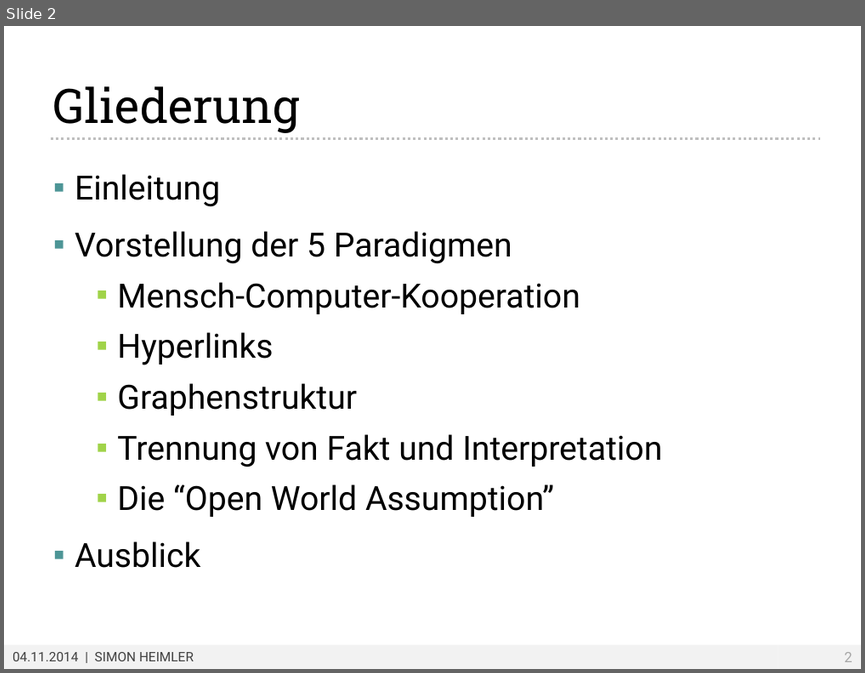
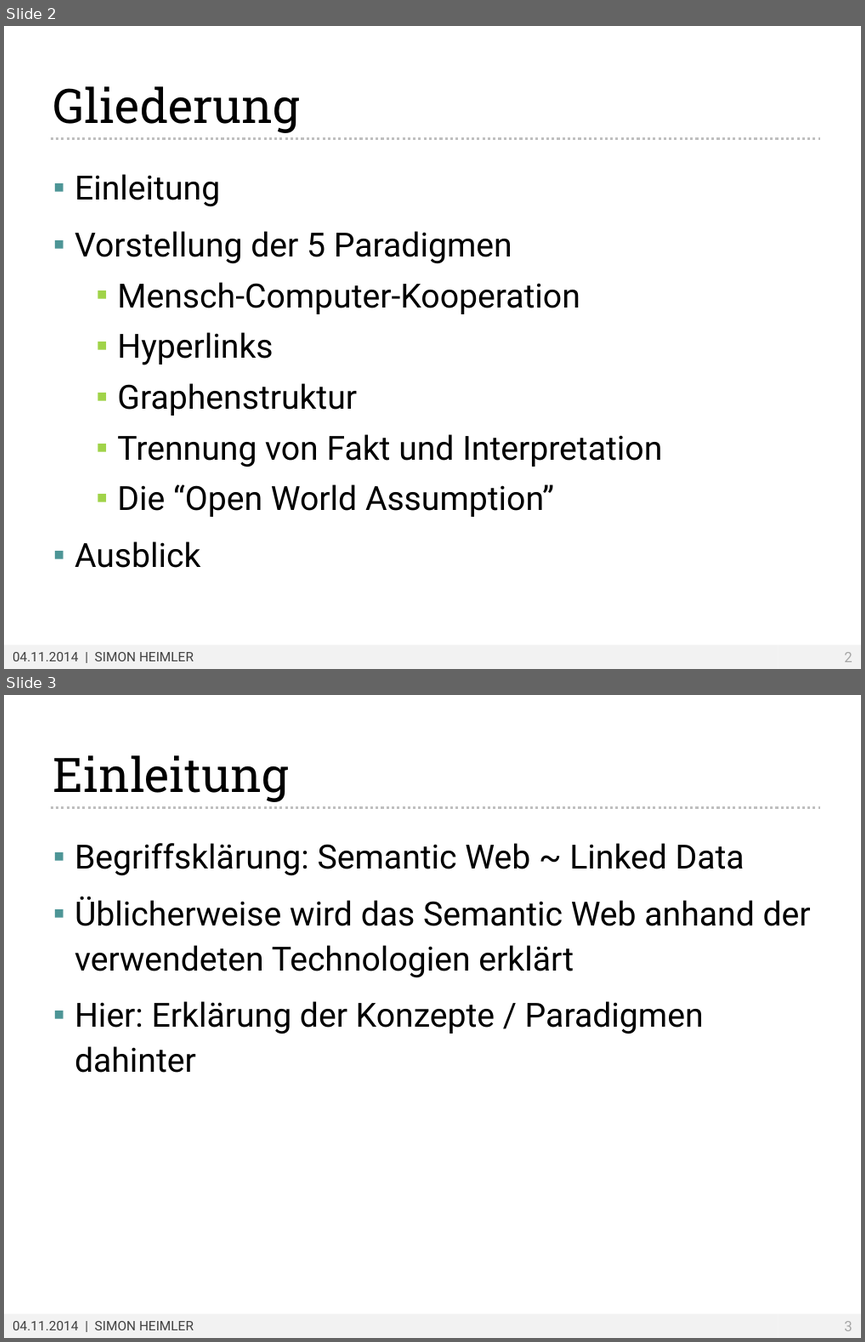
Before and after one commit to Fannon/SemanticWebParadigmen, a slide deck: Semantic Web Paradigmen PPT.pptx. Shown one above the other, each under a label of ours: slide 2 before the commit, slides 2 and 3 after it. The pictures are 865x673 and 865x1342 pixels, drawn with LibreOffice and Linux fonts; fonts in the diff are those of the drawing; background and template pictures are left out. Boxes give left, top, right and bottom in pixels: in the first picture for what was removed or moved away, otherwise in the second. Text is boxed around its words. In the diff, an @@ line names an element or a change of style, - is before the commit and + after.

```diff
--- a/Semantic Web Paradigmen PPT.pptx
+++ b/Semantic Web Paradigmen PPT.pptx
@@ slide 3 added at (4,695,861,1338), background #FFFFFF; not listed: 2 template elements that a slide beside it also shows @@
@@ title added at (53,755,289,802), 40 pt, text #000000 @@
+Einleitung
@@ line added from (50, 807) to (821, 807), #BFBFBF 2.25 pt dashed @@
@@ text added at (75,843,811,1072), 28 pt, text #000000 @@
+▪ Begriffsklärung: Semantic Web ~ Linked Data
+▪ Üblicherweise wird das Semantic Web anhand der verwendeten Technologien erklärt
+▪ Hier: Erklärung der Konzepte / Paradigmen dahinter
```
Also in this commit, not shown: 6 other slides added, 1 slide removed.
